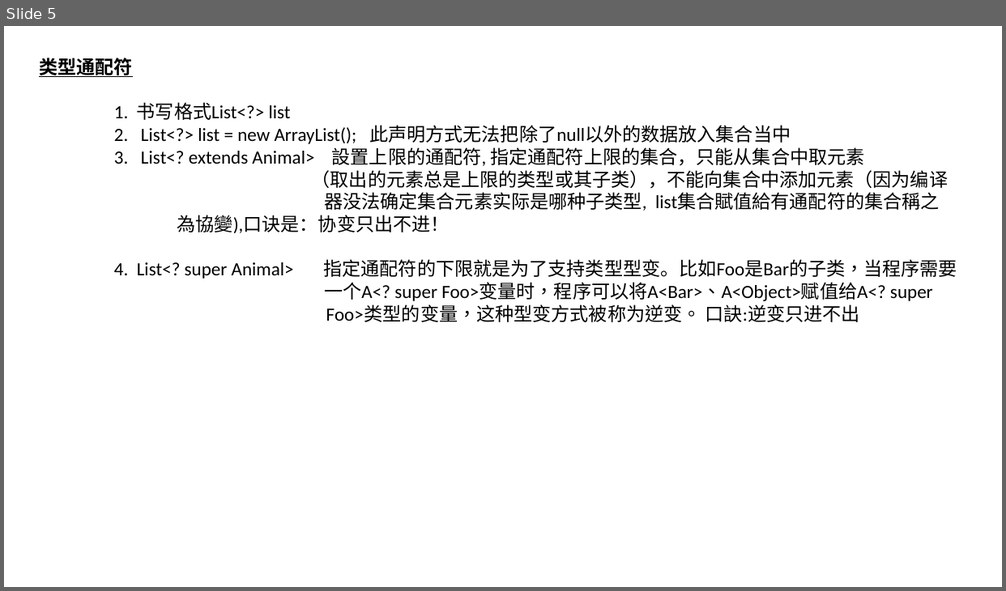
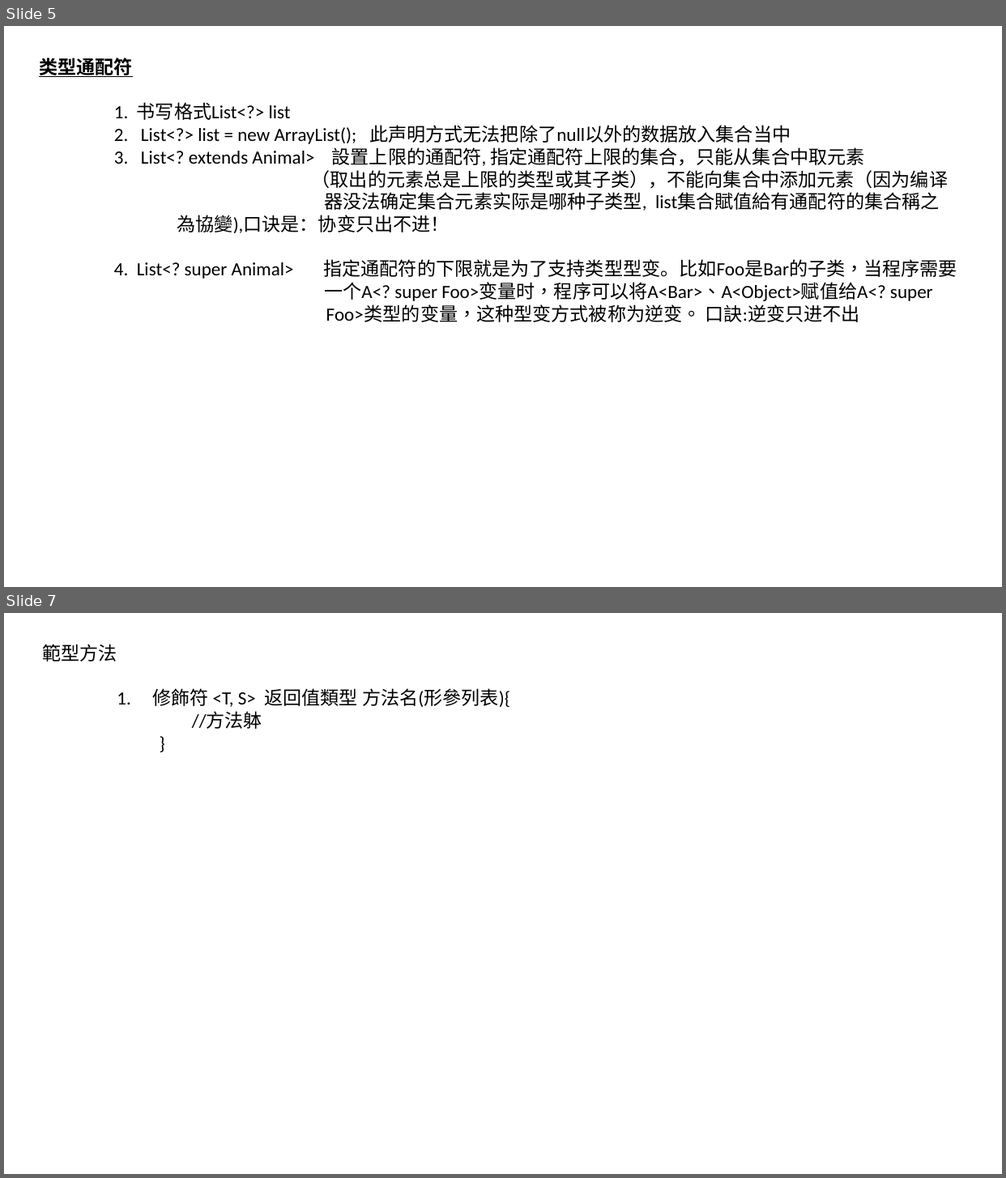
Before and after one commit to luchaojun/ChaojunStudy, a slide deck: JavaStudy/JavaStudyNote/GenericType/GenericType.pptx. Shown one above the other, each under a label of ours: slide 5 before the commit, slides 5 and 7 after it; the slides between them are not shown. The pictures are 1006x591 and 1006x1178 pixels, drawn with LibreOffice and Linux fonts; fonts in the diff are those of the drawing. Boxes give left, top, right and bottom in pixels: in the first picture for what was removed or moved away, otherwise in the second. Text is boxed around its words. In the diff, an @@ line names an element or a change of style, - is before the commit and + after.

```diff
--- a/JavaStudy/JavaStudyNote/GenericType/GenericType.pptx
+++ b/JavaStudy/JavaStudyNote/GenericType/GenericType.pptx
@@ slide 7 added at (4,613,1002,1174), background #FFFFFF @@
@@ text added at (42,644,510,729), 18 pt, text #000000 @@
+範型方法
+1. 修飾符 <T, S> 返回值類型 方法名(形參列表){
+//方法躰
+}
```
Also in this commit, not shown: 1 other slide added.
